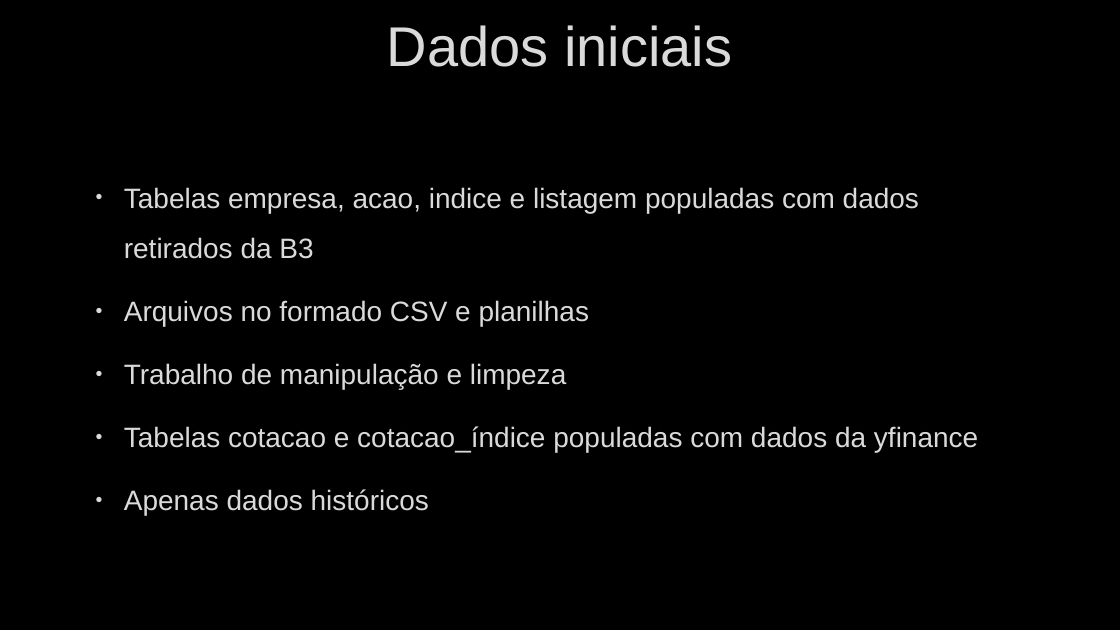
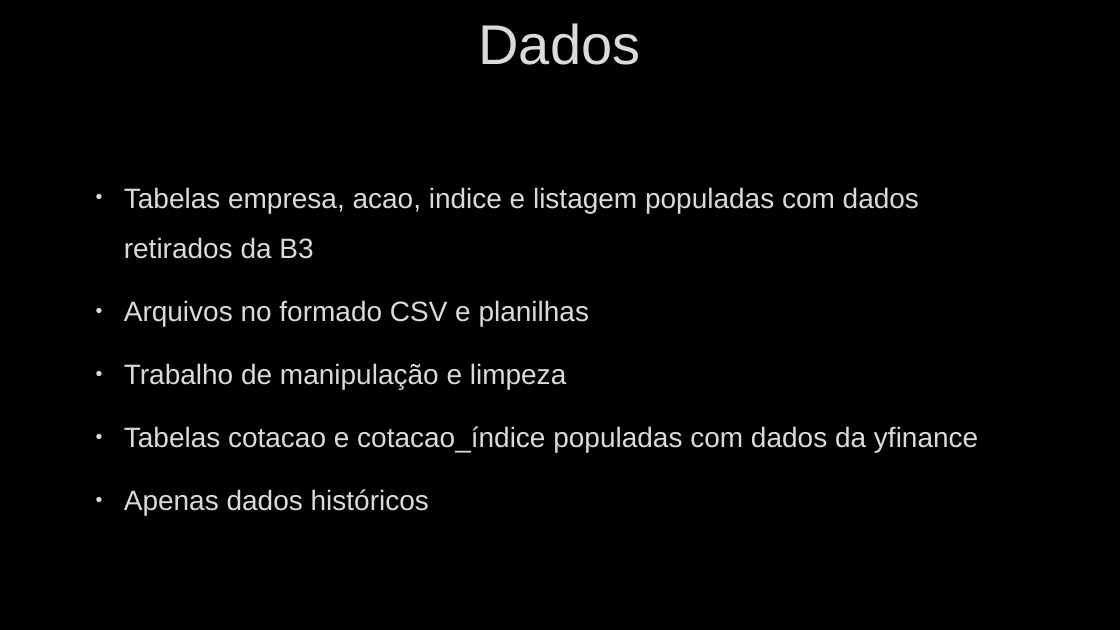
Before and after one commit to vitorxx1/MB-Stock-Monitor, a slide deck: slide 8 of documentos/apresentacao_final.pptx. Drawn at 1120x630 pixels with LibreOffice and Linux fonts; fonts in the diff are those of the drawing; background and template pictures are left out. Boxes give left, top, right and bottom in pixels: in the first picture for what was removed or moved away, otherwise in the second. Text is boxed around its words. In the diff, an @@ line names an element or a change of style, - is before the commit and + after.

```diff
--- a/documentos/apresentacao_final.pptx
+++ b/documentos/apresentacao_final.pptx
@@ title at (479,23,641,65): text changed @@
-Dados iniciais
+Dados
```
Also in this commit, not shown: 1 other slide changed.
